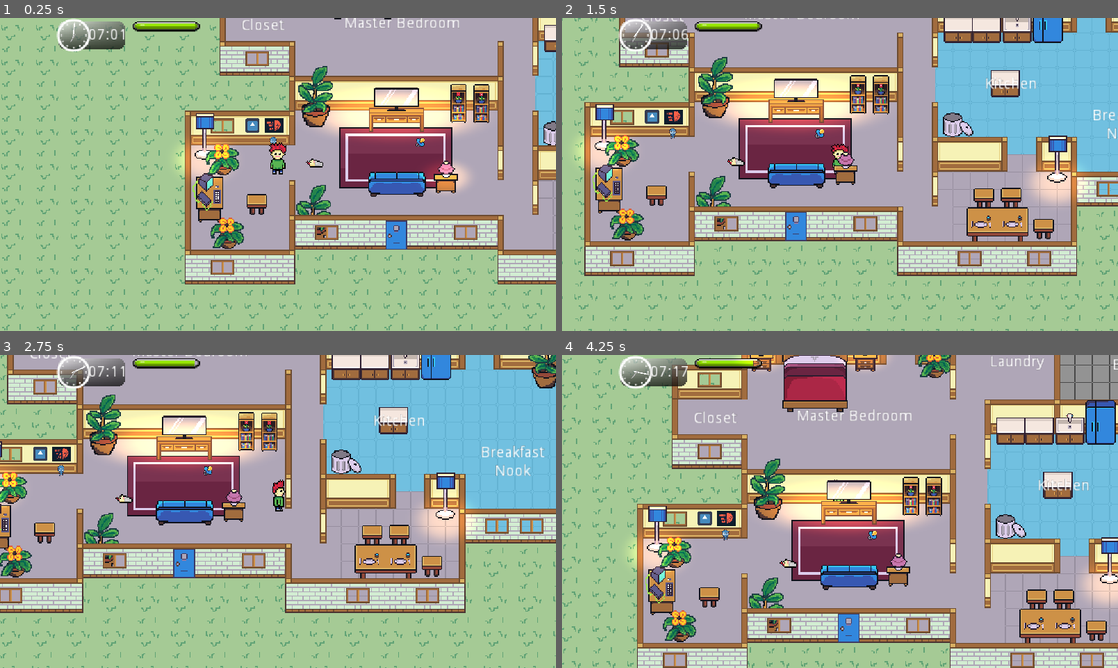
Above: before the commit, frames 1-4 (two rows, left to right).
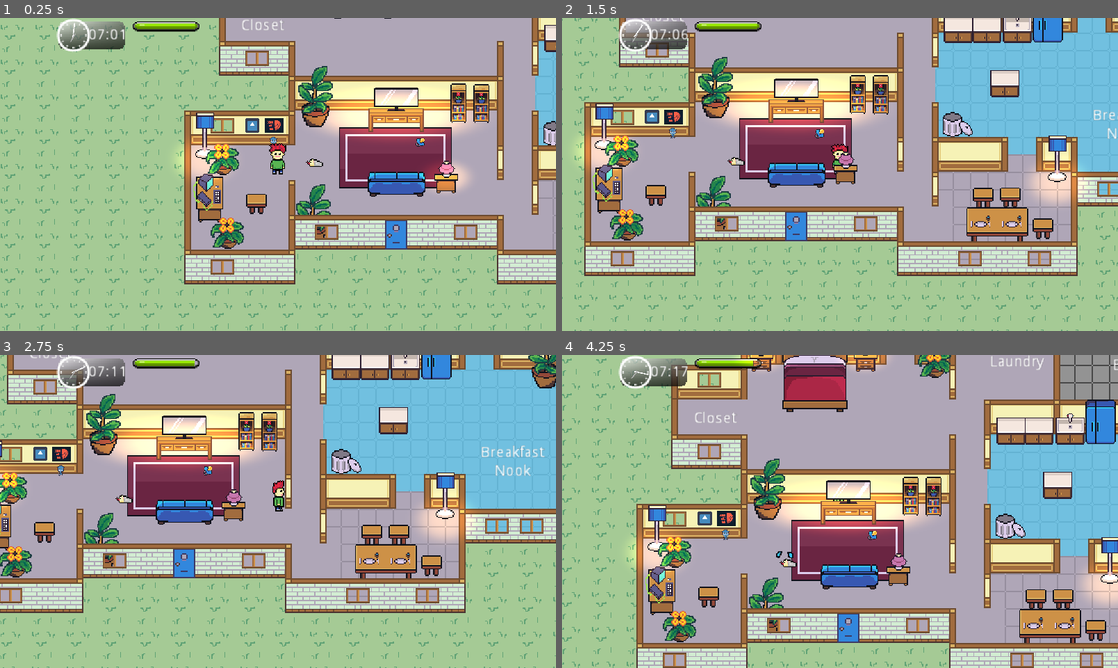
Above: after the commit, the same moments.

Repository: kevinms/godot-wild-jam-24
Game: Godot game, scene res://HouseV2.tscn
Same seed, same stepped clock (60 frames per second), same inputs: the game is played once before the commit and once after it. The engine's default icon, where the game draws it, is replaced by a stand-in: a white triangle on a blue panel in a dark square. Sound files missing from this copy of the repository are replaced by a short silence.
Inputs:
- Up to frame 1 (0.25 s): no input
- Up to frame 2 (1.5 s): tap Enter (ui_accept) at 0.5, 0.6, 0.77, 1.07, 1.35 s; hold Right (ui_right) 0.53-1.28 s; hold Down (ui_down) from 1.28 s (still down)
- Up to frame 3 (2.75 s): tap Enter (ui_accept) at 1.52, 1.82, 2.1 s; release Down (ui_down) at 2.03 s; hold Right (ui_right) from 2.03 s (still down)
- Up to frame 4 (4.25 s): tap Enter (ui_accept) at 2.75, 2.85, 3.02, 3.32, 3.6, 3.77, 4.07 s; release Right (ui_right) at 2.78 s; hold Up (ui_up) 2.78-3.53 s; hold Left (ui_left) from 3.53 s (still down)

The runs differ from the first frame. In frame 1, 5.6% of the frame differs, in the area x 0-100%, y 0-100%; in frame 2, 4.2%; in frame 3, 2.8%; in frame 4, 5.4%.

Commit message:
Baby state machine, mwahaha... There is no way to change diapers and feed the baby... so it's very unhappy when it gets in those states.

Diff:
--- a/Characters/Baby.gd
+++ b/Characters/Baby.gd
@@ -1,5 +1,120 @@
 extends StaticBody2D
 
+enum State {
+	EAT, POOP, SLEEP, CRY, OBSERVE
+}
+var state = State.SLEEP
 
-func interact(gui, player):
-	print("hi")
+# Conditions
+var hungry = false
+var poopy = false
+var lonely = false
+var sleepy = false
+
+func _ready():
+	set_state(State.OBSERVE)
+
+func feed():
+	if !hungry:
+		return
+
+	hungry = false
+	set_state(State.EAT)
+
+func diaper_change():
+	if !poopy:
+		return
+
+	$StinkEffect.stop()
+	$StinkEffect.visible = false
+	poopy = false
+	set_state(State.OBSERVE)
+
+func hold():
+	if !lonely:
+		return
+
+	lonely = false
+	set_state(State.OBSERVE)
+
+func lullaby():
+	if !sleepy:
+		return
+
+	sleepy = false
+	set_state(State.SLEEP)
+
+
+func _on_ConditionTimer_timeout():
+	# There is chance of pooping at nearly any time.
+	if !poopy and randf() < 0.1:
+		poopy = true
+		set_state(State.POOP)
+
+	match state:
+		State.SLEEP:
+			# Chance something bad will happen.
+			if randf() < 0.1:
+				# Time to wake up and be unhappy.
+				var coin = randf()
+				if coin < 0.5:
+					hungry = true
+					set_state(State.CRY)
+				else:
+					poopy = true
+					set_state(State.POOP)
+		State.OBSERVE:
+			var dist = distance_to_player()
+			if dist > 100:
+				lonely = true
+				set_state(State.CRY)
+
+			# Make sure the baby is upset.
+			if hungry || poopy || lonely || sleepy:
+				set_state(State.CRY)
+
+func distance_to_player() -> float:
+	for player in get_tree().get_nodes_in_group("player"):
+		return (player.global_position - global_position).length()
+	return 0.0
+
+func set_state(new_state):
+	match state:
+		State.POOP:
+			# There is no stopping poop.
+			pass
+		State.CRY:
+			$CryAudio.stop()
+			$CryEffect.stop()
+			$CryEffect.visible = false
+		State.SLEEP:
+			$SnoreAudio.stop()
+			$SleepEffect.stop()
+			$SleepEffect.visible = false
+		State.EAT:
+			$EatAudio.stop()
+
+	match new_state:
+		State.POOP:
+			$PoopAudio.play()
+		State.CRY:
+			$CryAudio.play()
+			$CryEffect.play()
+			$CryEffect.visible = true
+		State.SLEEP:
+			$SnoreAudio.play()
+			$SleepEffect.play()
+			$SleepEffect.visible = true
+		State.EAT:
+			$EatAudio.play()
+
+	state = new_state
+
+func _on_PoopAudio_finished():
+	$StinkEffect.play()
+	$StinkEffect.visible = true
+	set_state(State.CRY)
+
+
+func _on_EatAudio_finished():
+	set_state(State.OBSERVE)
--- a/Characters/Baby.tscn
+++ b/Characters/Baby.tscn
@@ -1,13 +1,134 @@
-[gd_scene load_steps=4 format=2]
+[gd_scene load_steps=33 format=2]
 
 [ext_resource path="res://Characters/baby.png" type="Texture" id=1]
 [ext_resource path="res://Characters/Baby.gd" type="Script" id=2]
+[ext_resource path="res://SFX/baby-cry.ogg" type="AudioStream" id=3]
+[ext_resource path="res://Furniture/Assets/tears.png" type="Texture" id=4]
+[ext_resource path="res://SFX/poop.ogg" type="AudioStream" id=5]
+[ext_resource path="res://Furniture/Assets/zzz.png" type="Texture" id=6]
+[ext_resource path="res://Furniture/Assets/snot.png" type="Texture" id=7]
+[ext_resource path="res://SFX/snore.ogg" type="AudioStream" id=8]
+[ext_resource path="res://Furniture/Assets/stink.png" type="Texture" id=9]
 
 [sub_resource type="CapsuleShape2D" id=1]
 radius = 4.8335
 height = 8.29904
 
+[sub_resource type="AtlasTexture" id=2]
+atlas = ExtResource( 4 )
+region = Rect2( 0, 0, 16, 16 )
+
+[sub_resource type="AtlasTexture" id=3]
+atlas = ExtResource( 4 )
+region = Rect2( 16, 0, 16, 16 )
+
+[sub_resource type="AtlasTexture" id=4]
+atlas = ExtResource( 4 )
+region = Rect2( 32, 0, 16, 16 )
+
+[sub_resource type="AtlasTexture" id=5]
+atlas = ExtResource( 4 )
+region = Rect2( 48, 0, 16, 16 )
+
+[sub_resource type="AtlasTexture" id=6]
+atlas = ExtResource( 4 )
+region = Rect2( 64, 0, 16, 16 )
+
+[sub_resource type="AtlasTexture" id=7]
+atlas = ExtResource( 4 )
+region = Rect2( 80, 0, 16, 16 )
+
+[sub_resource type="SpriteFrames" id=8]
+animations = [ {
+"frames": [ SubResource( 2 ), SubResource( 3 ), SubResource( 4 ), SubResource( 5 ), SubResource( 6 ), SubResource( 7 ) ],
+"loop": true,
+"name": "default",
+"speed": 5.0
+} ]
+
+[sub_resource type="AtlasTexture" id=9]
+atlas = ExtResource( 6 )
+region = Rect2( 0, 0, 16, 16 )
+
+[sub_resource type="AtlasTexture" id=10]
+atlas = ExtResource( 6 )
+region = Rect2( 16, 0, 16, 16 )
+
+[sub_resource type="AtlasTexture" id=11]
+atlas = ExtResource( 6 )
+region = Rect2( 32, 0, 16, 16 )
+
+[sub_resource type="AtlasTexture" id=12]
+atlas = ExtResource( 6 )
+region = Rect2( 48, 0, 16, 16 )
+
+[sub_resource type="AtlasTexture" id=13]
+atlas = ExtResource( 6 )
+region = Rect2( 64, 0, 16, 16 )
+
+[sub_resource type="AtlasTexture" id=14]
+atlas = ExtResource( 6 )
+region = Rect2( 80, 0, 16, 16 )
+
+[sub_resource type="SpriteFrames" id=15]
+animations = [ {
+"frames": [ SubResource( 9 ), SubResource( 10 ), SubResource( 11 ), SubResource( 12 ), SubResource( 13 ), SubResource( 14 ) ],
+"loop": true,
+"name": "default",
+"speed": 5.0
+} ]
+
+[sub_resource type="Animation" id=16]
+resource_name = "Bubble"
+length = 2.0
+loop = true
+tracks/0/type = "value"
+tracks/0/path = NodePath("..:scale")
+tracks/0/interp = 2
+tracks/0/loop_wrap = true
+tracks/0/imported = false
+tracks/0/enabled = true
+tracks/0/keys = {
+"times": PoolRealArray( 0, 1, 2 ),
+"transitions": PoolRealArray( 1, 1, 1 ),
+"update": 0,
+"values": [ Vector2( 1e-05, 1e-05 ), Vector2( 0.7, 0.7 ), Vector2( 1e-05, 1e-05 ) ]
+}
+
+[sub_resource type="AtlasTexture" id=17]
+atlas = ExtResource( 9 )
+region = Rect2( 0, 0, 16, 16 )
+
+[sub_resource type="AtlasTexture" id=18]
+atlas = ExtResource( 9 )
+region = Rect2( 16, 0, 16, 16 )
+
+[sub_resource type="AtlasTexture" id=19]
+atlas = ExtResource( 9 )
+region = Rect2( 32, 0, 16, 16 )
+
+[sub_resource type="AtlasTexture" id=20]
+atlas = ExtResource( 9 )
+region = Rect2( 48, 0, 16, 16 )
+
+[sub_resource type="AtlasTexture" id=21]
+atlas = ExtResource( 9 )
+region = Rect2( 64, 0, 16, 16 )
+
+[sub_resource type="AtlasTexture" id=22]
+atlas = ExtResource( 9 )
+region = Rect2( 80, 0, 16, 16 )
+
+[sub_resource type="SpriteFrames" id=23]
+animations = [ {
+"frames": [ SubResource( 17 ), SubResource( 18 ), SubResource( 19 ), SubResource( 20 ), SubResource( 21 ), SubResource( 22 ) ],
+"loop": true,
+"name": "default",
+"speed": 5.0
+} ]
+
 [node name="Baby" type="StaticBody2D" groups=[
+"baby",
 "pickupable",
 ]]
 collision_layer = 2
@@ -18,6 +139,58 @@
 texture = ExtResource( 1 )
 
 [node name="CollisionShape2D" type="CollisionShape2D" parent="."]
+visible = false
 position = Vector2( 0.371628, -4.31088 )
 rotation = 1.5708
 shape = SubResource( 1 )
+
+[node name="ConditionTimer" type="Timer" parent="."]
+autostart = true
+
+[node name="CryAudio" type="AudioStreamPlayer" parent="."]
+stream = ExtResource( 3 )
+volume_db = -8.0
+
+[node name="CryEffect" type="AnimatedSprite" parent="."]
+visible = false
+position = Vector2( -3.69894, -9.36442 )
+frames = SubResource( 8 )
+playing = true
+
+[node name="PoopAudio" type="AudioStreamPlayer2D" parent="."]
+stream = ExtResource( 5 )
+
+[node name="SleepEffect" type="AnimatedSprite" parent="."]
+visible = false
+position = Vector2( -4.625, -15.125 )
+rotation = -0.523759
+frames = SubResource( 15 )
+frame = 2
+playing = true
+
+[node name="Snot" type="Position2D" parent="SleepEffect"]
+position = Vector2( -1.53564, 8.74734 )
+rotation = 0.479492
+scale = Vector2( 0.678522, 0.678522 )
+
+[node name="Sprite" type="Sprite" parent="SleepEffect/Snot"]
+position = Vector2( 8.15774, -6.36779 )
+texture = ExtResource( 7 )
+
+[node name="AnimationPlayer" type="AnimationPlayer" parent="SleepEffect/Snot/Sprite"]
+autoplay = "Bubble"
+anims/Bubble = SubResource( 16 )
+
+[node name="SnoreAudio" type="AudioStreamPlayer2D" parent="."]
+stream = ExtResource( 8 )
+
+[node name="EatAudio" type="AudioStreamPlayer" parent="."]
+
+[node name="StinkEffect" type="AnimatedSprite" parent="."]
+visible = false
+position = Vector2( 9.68124, -12.3471 )
+rotation = 0.695726
+frames = SubResource( 23 )
+[connection signal="timeout" from="ConditionTimer" to="." method="_on_ConditionTimer_timeout"]
+[connection signal="finished" from="PoopAudio" to="." method="_on_PoopAudio_finished"]
+[connection signal="finished" from="EatAudio" to="." method="_on_EatAudio_finished"]
--- a/Furniture/LampTall.tscn
+++ b/Furniture/LampTall.tscn
@@ -17,6 +17,7 @@
 texture = ExtResource( 1 )
 
 [node name="CollisionShape2D" type="CollisionShape2D" parent="."]
+visible = false
 position = Vector2( -0.0446014, -5.2635 )
 rotation = 1.5708
 shape = SubResource( 1 )
--- a/Furniture/Pacifier.tscn
+++ b/Furniture/Pacifier.tscn
@@ -16,6 +16,7 @@
 texture = ExtResource( 1 )
 
 [node name="CollisionShape2D" type="CollisionShape2D" parent="."]
+visible = false
 position = Vector2( 0.0883904, -4.19845 )
 rotation = 1.5708
 shape = SubResource( 1 )
--- a/Furniture/TV.tscn
+++ b/Furniture/TV.tscn
@@ -19,6 +19,7 @@
 centered = false
 
 [node name="CollisionShape2D" type="CollisionShape2D" parent="."]
+visible = false
 position = Vector2( -0.630676, -5.78117 )
 rotation = 1.5708
 shape = SubResource( 1 )
--- a/Furniture/TrashCan.tscn
+++ b/Furniture/TrashCan.tscn
@@ -7,7 +7,7 @@
 
 [node name="TrashCan" type="StaticBody2D"]
 position = Vector2( 0, 0.70871 )
-collision_layer = 2
+collision_layer = 3
 collision_mask = 2
 
 [node name="Sprite" type="Sprite" parent="."]
--- a/HouseV2.tscn
+++ b/HouseV2.tscn
@@ -545,17 +545,6 @@
 [node name="ComputerChair" parent="YSort" instance=ExtResource( 5 )]
 position = Vector2( 46.9881, 180.645 )
 
-[node name="Label" type="Label" parent="."]
-margin_left = 127.542
-margin_top = 8.62175
-margin_right = 234.542
-margin_bottom = 22.6217
-text = "Master Bedroom"
-align = 1
-__meta__ = {
-"_edit_use_anchors_": false
-}
-
 [node name="Label7" type="Label" parent="."]
 margin_left = 278.346
 margin_top = -41.3814
@@ -595,17 +584,6 @@
 margin_right = 504.195
 margin_bottom = -24.0546
 text = "Bathroom"
-align = 1
-__meta__ = {
-"_edit_use_anchors_": false
-}
-
-[node name="Label5" type="Label" parent="."]
-margin_left = 321.383
-margin_top = 72.5416
-margin_right = 428.383
-margin_bottom = 86.5416
-text = "Kitchen"
 align = 1
 __meta__ = {
 "_edit_use_anchors_": false
@@ -622,15 +600,3 @@
 __meta__ = {
 "_edit_use_anchors_": false
 }
-
-[node name="Label6" type="Label" parent="."]
-margin_left = 334.0
-margin_top = -138.0
-margin_right = 403.0
-margin_bottom = -124.0
-rect_pivot_offset = Vector2( 48.1659, 5.33557 )
-text = "Baby room"
-align = 1
-__meta__ = {
-"_edit_use_anchors_": false
-}
--- a/Player.gd
+++ b/Player.gd
@@ -53,6 +53,9 @@
 			add_child(object)
 			object.position = Vector2.ZERO
 			held_object = object
+
+			if object.is_in_group("baby"):
+				object.hold()
 			return true
 
 	return false
--- a/Player.tscn
+++ b/Player.tscn
@@ -400,7 +400,9 @@
 radius = 9.49068
 height = 8.07057
 
-[node name="Player" type="KinematicBody2D"]
+[node name="Player" type="KinematicBody2D" groups=[
+"player",
+]]
 script = ExtResource( 1 )
 
 [node name="Player Sprite" type="Sprite" parent="."]
--- a/project.godot
+++ b/project.godot
@@ -113,4 +113,5 @@
 
 [rendering]
 
+quality/2d/use_pixel_snap=true
 environment/default_environment="res://default_env.tres"
Binary file added: Furniture/Assets/snot.png
Not shown, added: Furniture/Assets/snot.png.import
Binary file added: Furniture/Assets/stink.png
Not shown, added: Furniture/Assets/stink.png.import
Binary file added: Furniture/Assets/tears.png
Not shown, added: Furniture/Assets/tears.png.import
Binary file added: Furniture/Assets/zzz.png
Not shown, added: Furniture/Assets/zzz.png.import
Not shown, added: SFX/baby-cry.ogg.import
Not shown, added: SFX/eating.ogg.import
Not shown, added: SFX/poop.ogg.import
Not shown, added: SFX/snore.ogg.import
(and 8 more such lines)
